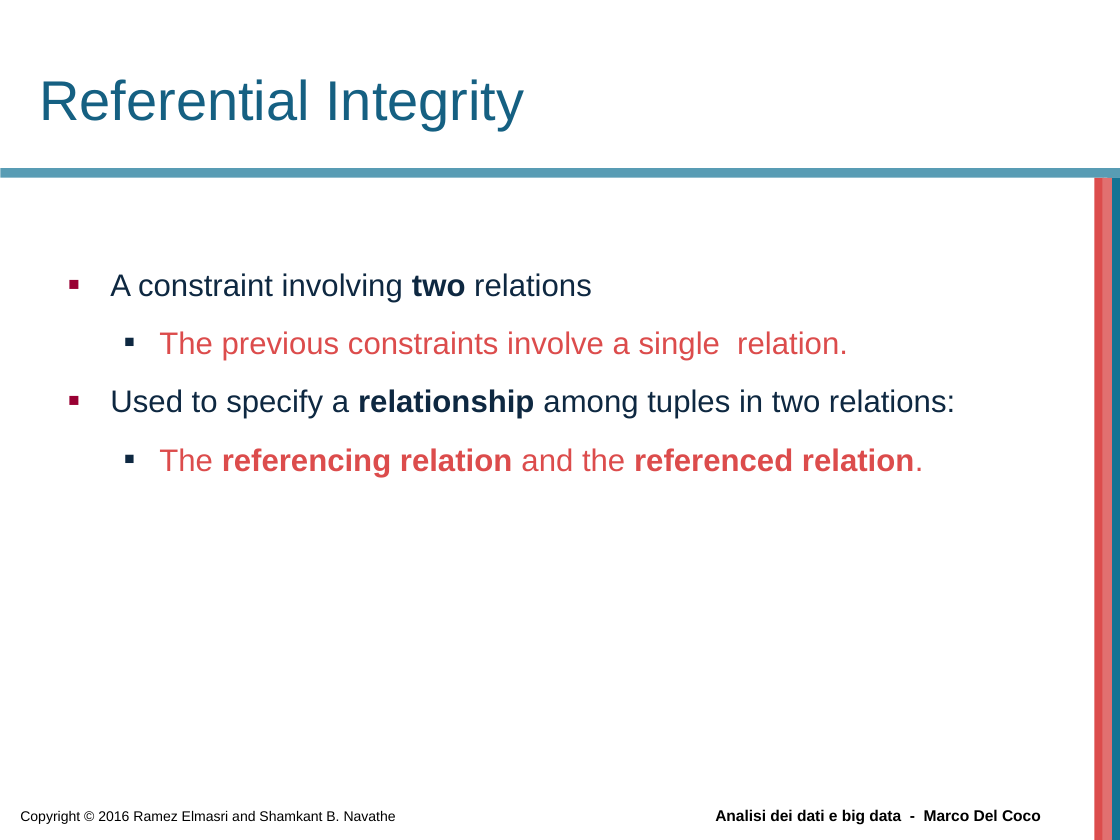
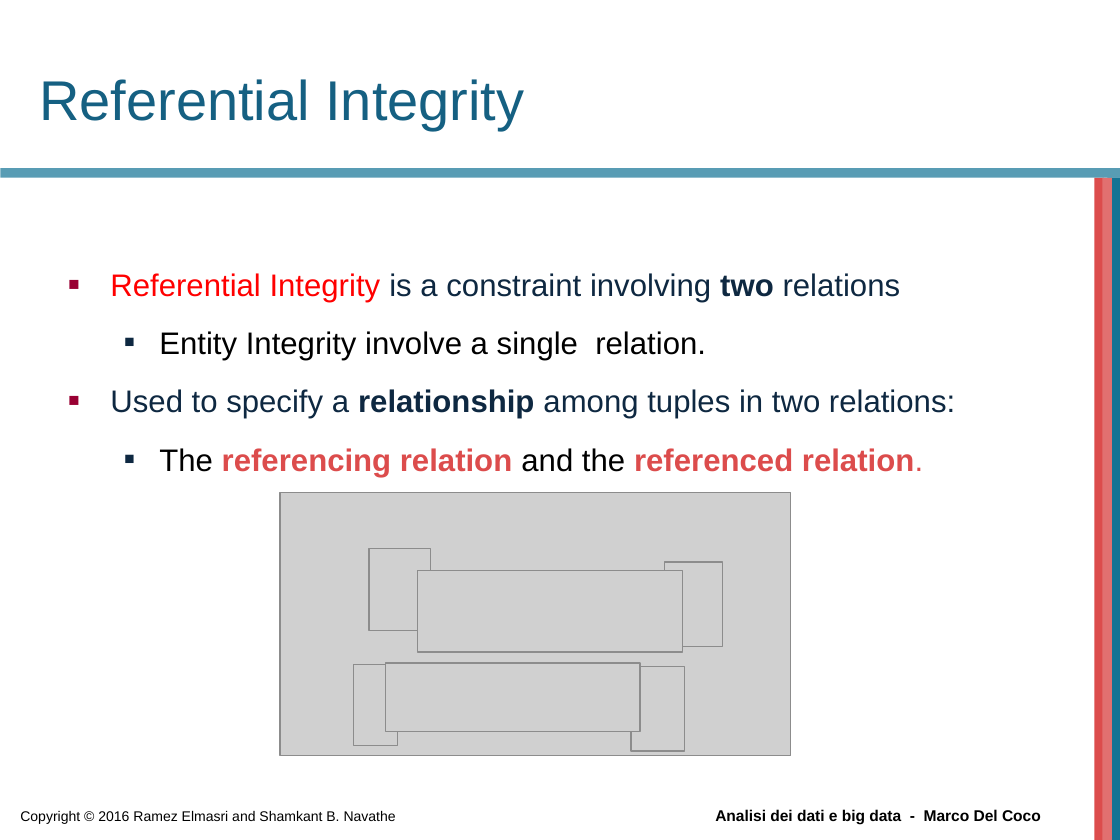
Before and after one commit to beppe2hd/AnalisiDati_BigData, a slide deck: slide 32 of materials/Chapter05.ppt. Drawn at 1120x840 pixels with LibreOffice and Linux fonts; fonts in the diff are those of the drawing; grey boxes stand for pictures; background and template pictures are left out. Boxes give left, top, right and bottom in pixels: in the first picture for what was removed or moved away, otherwise in the second. Text is boxed around its words. In the diff, an @@ line names an element or a change of style, - is before the commit and + after.

```diff
--- a/materials/Chapter05.ppt
+++ b/materials/Chapter05.ppt
@@ text at (x1=110, y1=273, x2=901, y2=360): text changed; text colour #DC4C4C to #000000 @@
-■ A constraint involving two relations
-  ■ The previous constraints involve a single relation.
+■ Referential Integrity is a constraint involving two relations
+  ■ Entity Integrity involve a single relation.
@@ text at (x1=159, y1=448, x2=923, y2=477): text colour #DC4C4C to #000000 in "The and the" @@
@@ picture added at (x1=280, y1=493, x2=791, y2=756) @@
@@ picture added at (x1=370, y1=549, x2=431, y2=631) @@
@@ picture added at (x1=664, y1=562, x2=722, y2=647) @@
@@ picture added at (x1=418, y1=571, x2=683, y2=653) @@
@@ picture added at (x1=353, y1=664, x2=396, y2=745) @@
@@ picture added at (x1=385, y1=663, x2=640, y2=731) @@
@@ picture added at (x1=631, y1=666, x2=684, y2=750) @@
```
Also in this commit, not shown: 3 other slides changed, 1 slide removed, 1 other file.
